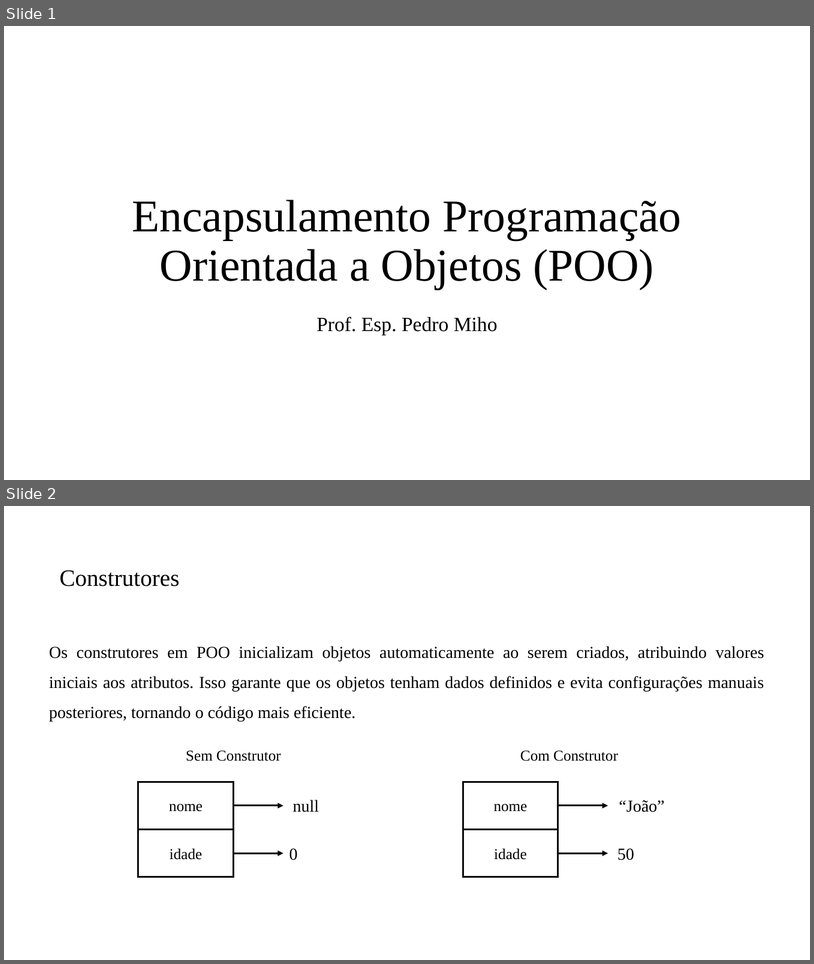
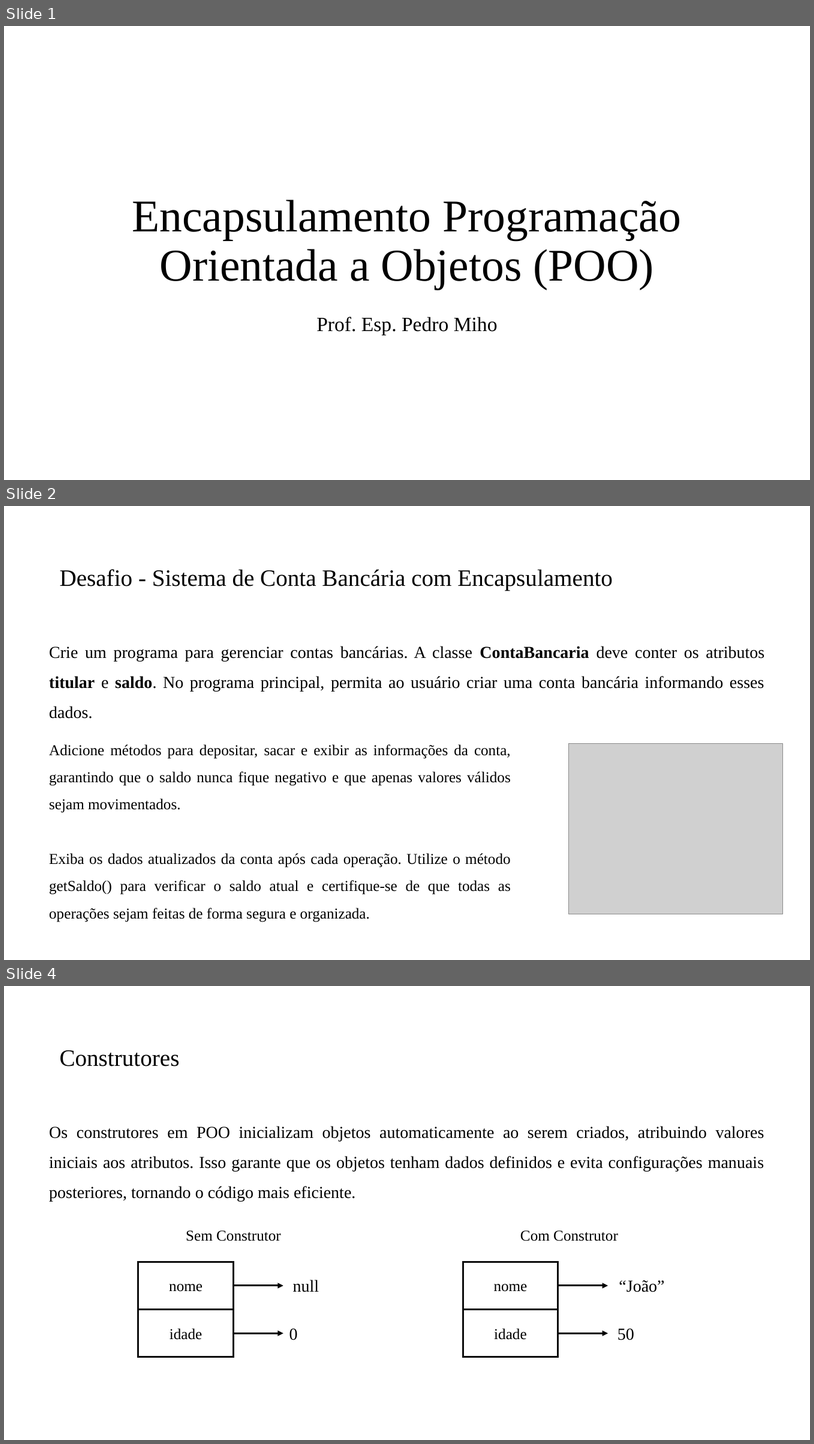
Before and after one commit to PedroMiho/UMC, a slide deck: Projetos de Software/Aula 08 - Encapsulamento POO/Encapsulamento POO.pptx. Shown one above the other, each under a label of ours: slides 1 and 2 before the commit, slides 1, 2 and 4 after it; the slides between them are not shown. The pictures are 814x964 and 814x1444 pixels, drawn with LibreOffice and Linux fonts; fonts in the diff are those of the drawing; grey boxes stand for pictures; background and template pictures are left out. Boxes give left, top, right and bottom in pixels: in the first picture for what was removed or moved away, otherwise in the second. Text is boxed around its words. In the diff, an @@ line names an element or a change of style, - is before the commit and + after.

```diff
--- a/Projetos de Software/Aula 08 - Encapsulamento POO/Encapsulamento POO.pptx
+++ b/Projetos de Software/Aula 08 - Encapsulamento POO/Encapsulamento POO.pptx
@@ slide 2 added at (x1=4, y1=506, x2=810, y2=960), background #FFFFFF @@
@@ title added at (x1=60, y1=569, x2=613, y2=590), 28 pt, text #000000 @@
+Desafio - Sistema de Conta Bancária com Encapsulamento
@@ text added at (x1=49, y1=646, x2=765, y2=718), 20 pt, text #000000 @@
+Crie um programa para gerenciar contas bancárias. A classe ContaBancaria deve conter os atributos titular e saldo. No programa principal, permita ao usuário criar uma conta bancária informando esses dados.
@@ text added at (x1=49, y1=744, x2=511, y2=922), 18 pt, text #000000 @@
+Adicione métodos para depositar, sacar e exibir as informações da conta, garantindo que o saldo nunca fique negativo e que apenas valores válidos sejam movimentados.
+Exiba os dados atualizados da conta após cada operação. Utilize o método getSaldo() para verificar o saldo atual e certifique-se de que todas as operações sejam feitas de forma segura e organizada.
@@ picture added at (x1=569, y1=744, x2=783, y2=915) @@
@@ what was slide 2 is now slide 4 @@
```
Also in this commit, not shown: 3 other slides added, 15 other files.
